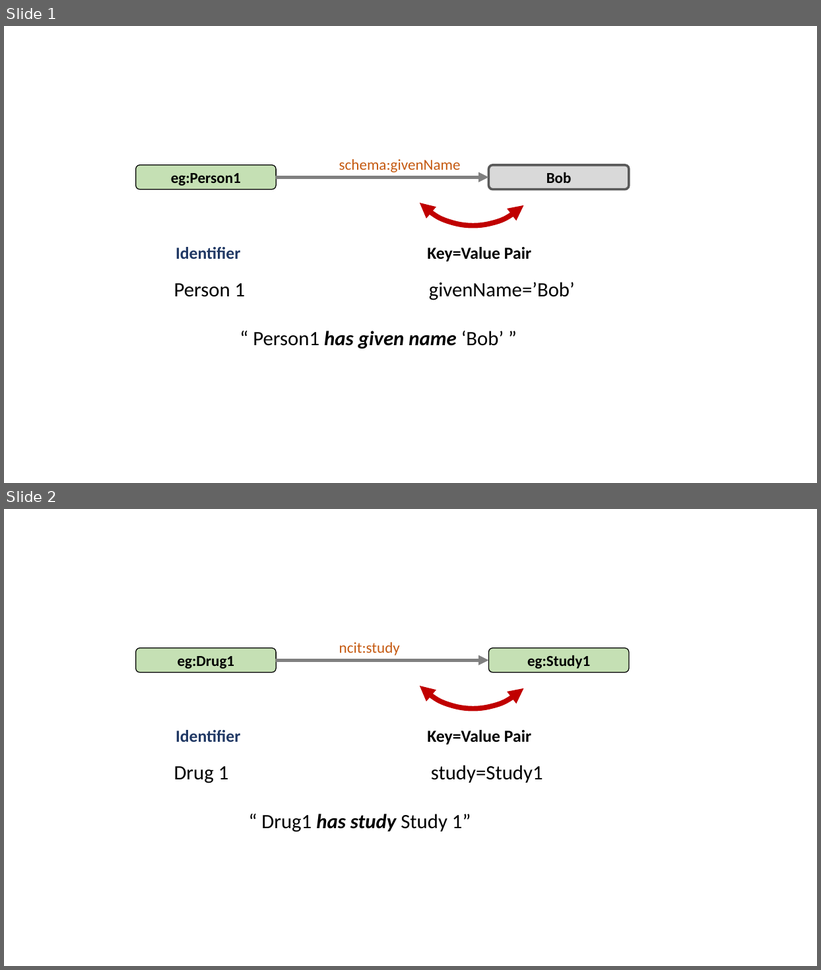
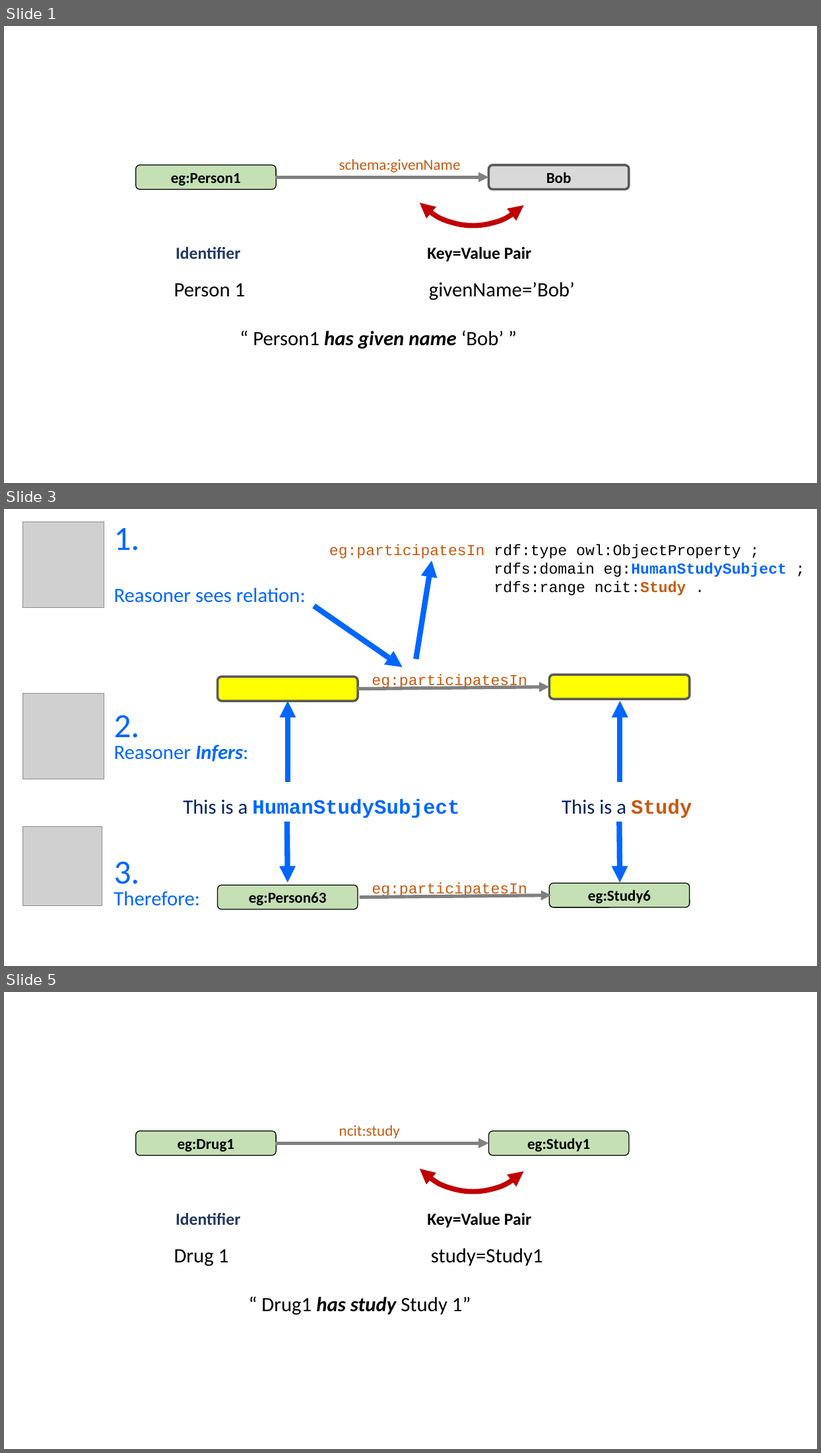
Before and after one commit to phuse-org/LinkedDataWorkshop, a slide deck: CSS2018/presentation/images/ImagesForPres.pptx. Shown one above the other, each under a label of ours: slides 1 and 2 before the commit, slides 1, 3 and 5 after it; the slides between them are not shown. The pictures are 821x970 and 821x1453 pixels, drawn with LibreOffice and Linux fonts; fonts in the diff are those of the drawing; grey boxes stand for pictures. Boxes give left, top, right and bottom in pixels: in the first picture for what was removed or moved away, otherwise in the second. Text is boxed around its words. In the diff, an @@ line names an element or a change of style, - is before the commit and + after.

Commit message:
updates to slides, queries, source images.

```diff
--- a/CSS2018/presentation/images/ImagesForPres.pptx
+++ b/CSS2018/presentation/images/ImagesForPres.pptx
@@ slide 3 added at [4,509,817,966], background #FFFFFF @@
@@ picture added at [23,522,104,608] @@
@@ text added at [114,528,140,551], 40 pt, text #0066FF @@
+1.
@@ text added at [329,544,787,595], 18 pt, text #000000 @@
+eg:participatesIn rdf:type owl:ObjectProperty ;
+rdfs:domain eg:HumanStudySubject ;
+rdfs:range ncit:Study .
@@ arrow added from (416, 659) to (432, 561), #0066FF 6.5 pt @@
@@ text added at [114,588,306,603], 24 pt, text #0066FF @@
+Reasoner sees relation:
@@ arrow added from (314, 606) to (403, 667), #0066FF 6.5 pt @@
@@ rounded rectangle added at [217,677,358,701], fill #FFFF00, outline #595959 2.75 pt @@
@@ text added at [372,674,527,690], 18 pt, text #C55A11 @@
+eg:participatesIn
@@ rounded rectangle added at [549,675,690,699], fill #FFFF00, outline #595959 2.75 pt @@
@@ picture added at [23,693,104,779] @@
@@ arrow added from (288, 782) to (288, 701), #0066FF 6.5 pt @@
@@ arrow added from (358, 689) to (549, 687), #808080 4 pt @@
@@ arrow added from (620, 782) to (620, 701), #0066FF 6.5 pt @@
@@ text added at [114,715,140,738], 40 pt, text #0066FF @@
+2.
@@ text added at [114,745,248,762], 24 pt, text #0066FF @@
+Reasoner Infers:
@@ text added at [183,799,459,819], 24 pt, text #0066FF, bold @@
+This is a HumanStudySubject
@@ text added at [562,799,692,819], 24 pt, text #002060 @@
+This is a Study
@@ arrow added from (287, 822) to (288, 883), #0066FF 6.5 pt @@
@@ arrow added from (620, 822) to (620, 883), #0066FF 6.5 pt @@
@@ picture added at [23,827,102,906] @@
@@ text added at [114,861,140,892], 40 pt, text #0066FF @@
+3.
@@ text added at [372,883,527,898], 18 pt, text #C55A11 @@
+eg:participatesIn
@@ rounded rectangle added at [549,883,690,908], fill #C5E0B4, outline #000000 1 pt, 18 pt, text #000000, bold @@
+eg:Study6
@@ text added at [114,891,200,906], 24 pt, text #0066FF @@
+Therefore:
@@ rounded rectangle added at [217,885,358,910], fill #C5E0B4, outline #000000 1 pt, 18 pt, text #000000, bold @@
+eg:Person63
@@ arrow added from (360, 898) to (551, 896), #808080 4 pt @@
@@ what was slide 2 is now slide 5 @@
```
Also in this commit, not shown: 2 other slides added, 5 other files.
